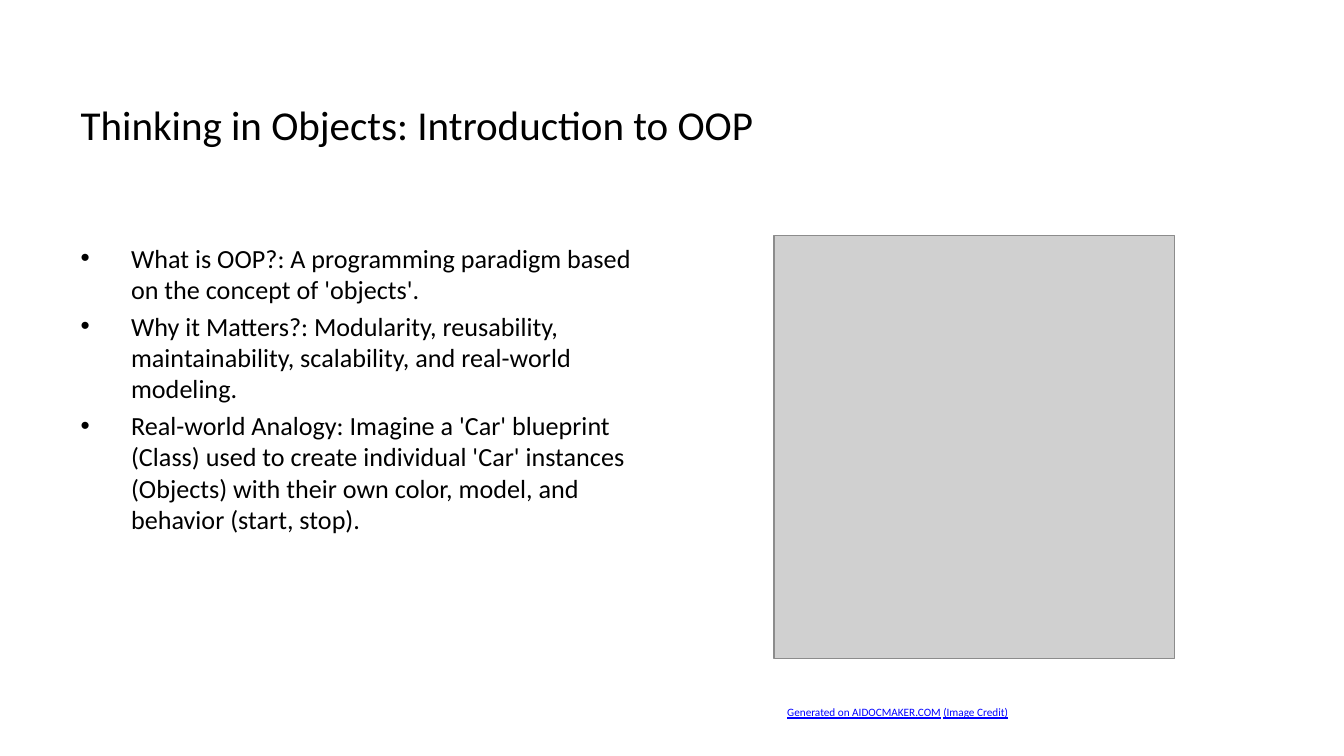
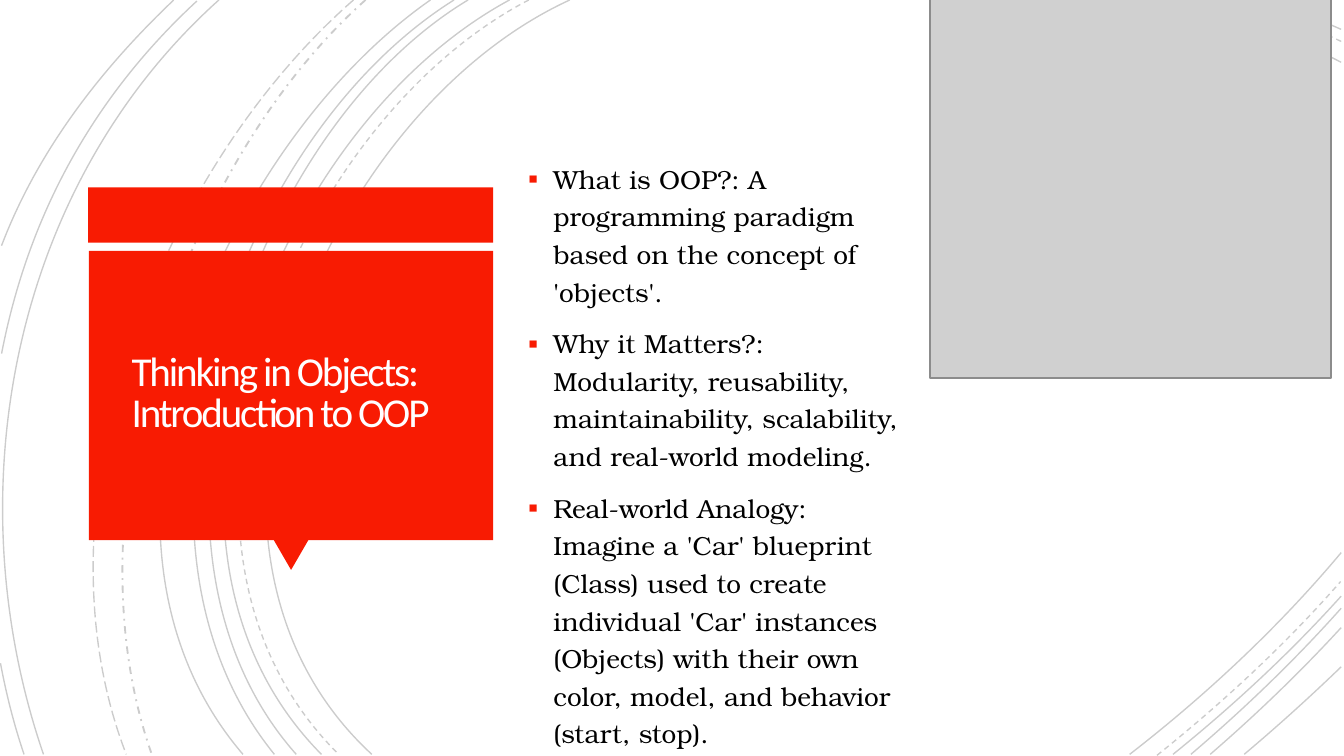
Before and after one commit to arpit3043/PropeersJavaFSBootCamp, a slide deck: slide 11 of Java Programming Crash Course_ Beginner to Intermediate.pptx. Drawn at 1344x756 pixels with LibreOffice and Linux fonts; fonts in the diff are those of the drawing; grey boxes stand for pictures. Boxes give left, top, right and bottom in pixels: in the first picture for what was removed or moved away, otherwise in the second. Text is boxed around its words. In the diff, an @@ line names an element or a change of style, - is before the commit and + after.

```diff
--- a/Java Programming Crash Course_ Beginner to Intermediate.pptx
+++ b/Java Programming Crash Course_ Beginner to Intermediate.pptx
@@ group added at box(0, 0, 1341, 755): 21 freeform shapes @@
@@ picture: place and size @@
-picture at box(774, 235, 1175, 659)
+picture at box(930, 0, 1331, 378)
@@ text "What is OOP?: A programming ...": place and size @@
-text "What is OOP?: A programming ..." at box(131, 250, 630, 534)
+text "What is OOP?: A programming ..." at box(553, 170, 897, 749)
@@ text "What is OOP?: A programming ..." at box(553, 170, 897, 749): font Calibri to TeX Gyre Bonum; bullet • to ▪; line spacing 1 to 1.2; more space between paragraphs; vertical alignment top to middle @@
@@ rectangle added at box(89, 187, 493, 242), fill #F81B02 @@
@@ rectangle added at box(89, 251, 493, 540), fill #F81B02 @@
@@ title "Thinking in Objects: Introduction to ...": place and size @@
-title "Thinking in Objects: Introduction to ..." at box(81, 111, 753, 147)
+title "Thinking in Objects: Introduction to ..." at box(132, 357, 429, 428)
@@ title "Thinking in Objects: Introduction to ..." at box(132, 357, 429, 428): text colour #000000 to #FFFEFF, letter spacing 0 to -1.1 pt; line spacing 1 to 0.85 @@
@@ triangle added at box(274, 540, 309, 570), fill #F81B02 @@
@@ text removed at box(787, 708, 1008, 719) @@
-Generated on AIDOCMAKER.COM (Image Credit)
```
Also in this commit, not shown: 11 other slides changed, 2 slides added, 2 slides removed.
